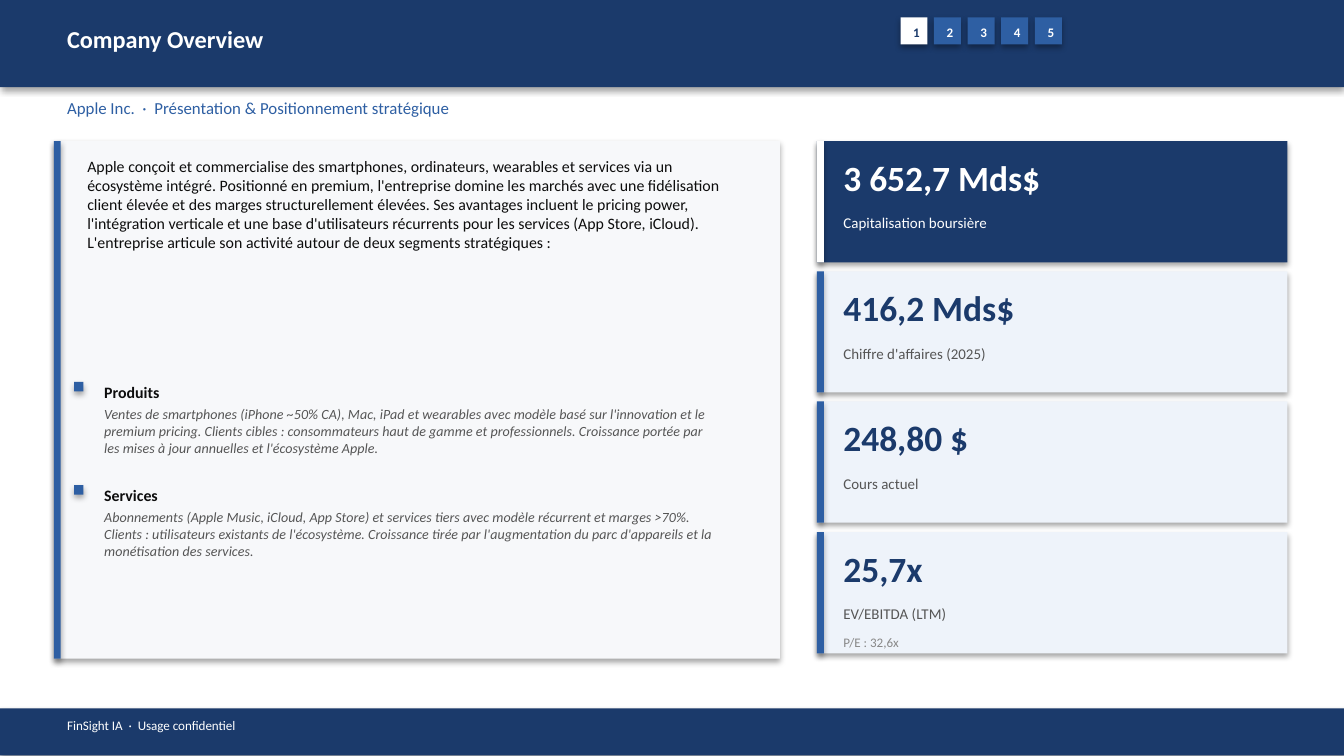
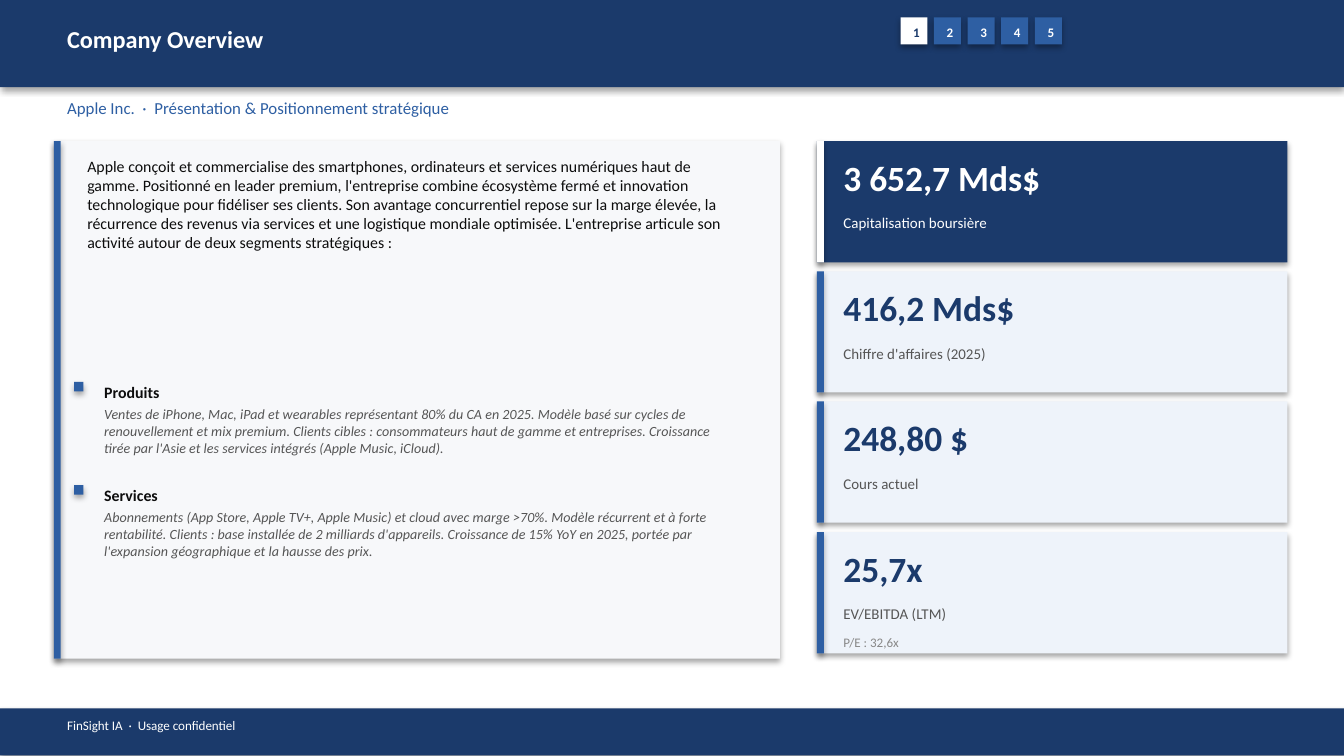
Before and after one commit to baptistejeh07-art/finsight-ia, a slide deck: slide 5 of preview/AAPL/AAPL_pitchbook.pptx. Drawn at 1344x756 pixels with LibreOffice and Linux fonts; fonts in the diff are those of the drawing. Boxes give left, top, right and bottom in pixels: in the first picture for what was removed or moved away, otherwise in the second. Text is boxed around its words. In the diff, an @@ line names an element or a change of style, - is before the commit and + after.

```diff
--- a/preview/AAPL/AAPL_pitchbook.pptx
+++ b/preview/AAPL/AAPL_pitchbook.pptx
@@ text at [87,161,721,251]: text changed @@
-Apple conçoit et commercialise des smartphones, ordinateurs, wearables et services via un écosystème intégré. Positionné en premium, l'entreprise domine les marchés avec une fidélisation client élevée et des marges structurellement élevées. Ses avantages incluent le pricing power, l'intégration verticale et une base d'utilisateurs récurrents pour les services (App Store, iCloud). L'entreprise articule son activité autour de deux segments stratégiques :
+Apple conçoit et commercialise des smartphones, ordinateurs et services numériques haut de gamme. Positionné en leader premium, l'entreprise combine écosystème fermé et innovation technologique pour fidéliser ses clients. Son avantage concurrentiel repose sur la marge élevée, la récurrence des revenus via services et une logistique mondiale optimisée. L'entreprise articule son activité autour de deux segments stratégiques :
@@ text at [104,409,710,456]: text changed @@
-Ventes de smartphones (iPhone ~50% CA), Mac, iPad et wearables avec modèle basé sur l'innovation et le premium pricing. Clients cibles : consommateurs haut de gamme et professionnels. Croissance portée par les mises à jour annuelles et l'écosystème Apple.
+Ventes de iPhone, Mac, iPad et wearables représentant 80% du CA en 2025. Modèle basé sur cycles de renouvellement et mix premium. Clients cibles : consommateurs haut de gamme et entreprises. Croissance tirée par l'Asie et les services intégrés (Apple Music, iCloud).
@@ text at [104,512,706,559]: text changed @@
-Abonnements (Apple Music, iCloud, App Store) et services tiers avec modèle récurrent et marges >70%. Clients : utilisateurs existants de l'écosystème. Croissance tirée par l'augmentation du parc d'appareils et la monétisation des services.
+Abonnements (App Store, Apple TV+, Apple Music) et cloud avec marge >70%. Modèle récurrent et à forte rentabilité. Clients : base installée de 2 milliards d'appareils. Croissance de 15% YoY en 2025, portée par l'expansion géographique et la hausse des prix.
```
Also in this commit, not shown: 14 other slides changed, 4 other files.
